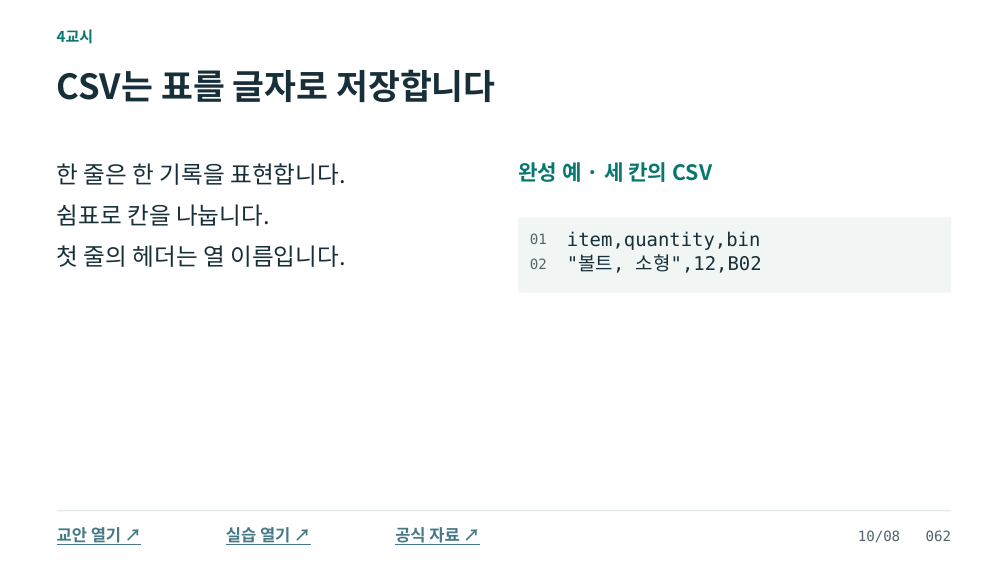
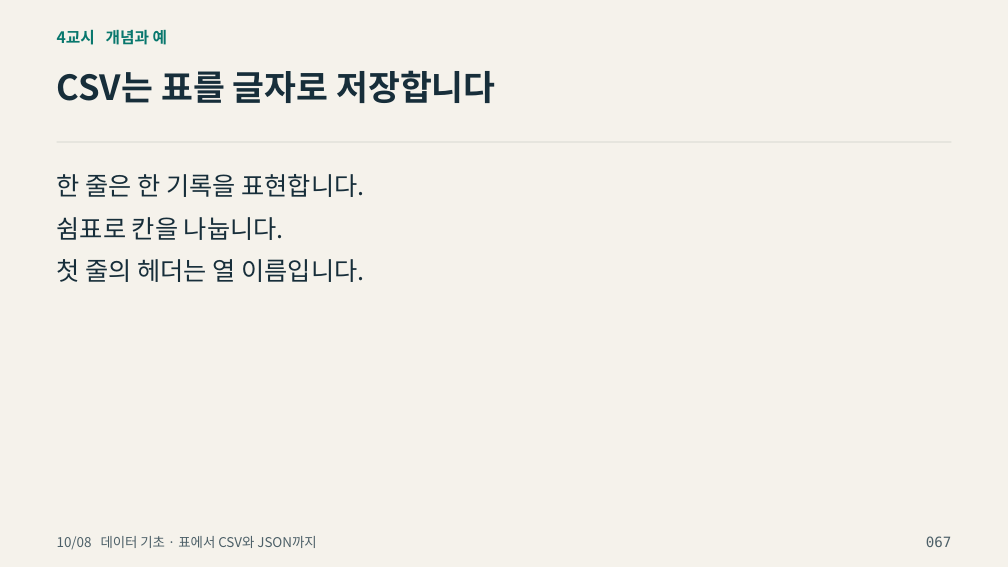
Before and after one commit to zeusk302-png/kdigital-physical-ai, a slide deck: slide 67 of downloads/2026-10-08/readable-slides.pptx (slide 62 before the commit). Drawn at 1008x567 pixels with LibreOffice and Linux fonts; fonts in the diff are those of the drawing; background and template pictures are left out. Boxes give left, top, right and bottom in pixels: in the first picture for what was removed or moved away, otherwise in the second. Text is boxed around its words. In the diff, an @@ line names an element or a change of style, - is before the commit and + after.

```diff
--- a/downloads/2026-10-08/readable-slides.pptx
+++ b/downloads/2026-10-08/readable-slides.pptx
@@ background #FFFFFF to picture (left out) @@
@@ text at [57, 29, 167, 45]: text changed; size 14.2 to 15 pt; text colour #08786F to #08776D @@
-4교시
+4교시 개념과 예
@@ text "CSV는 표를 글자로 저장합니다" at [57, 70, 495, 103]: text colour #172F39 to #172E3A @@
@@ rectangle added at [57, 142, 951, 143], fill #CDCFC7 @@
@@ text "한 줄은 한 기록을 표현합니다.": place and size @@
-text "한 줄은 한 기록을 표현합니다." at [57, 163, 346, 185]
+text "한 줄은 한 기록을 표현합니다." at [57, 174, 365, 197]
@@ text removed at [518, 162, 712, 182] @@
-완성 예 · 세 칸의 CSV
@@ text "쉼표로 칸을 나눕니다.": place and size @@
-text "쉼표로 칸을 나눕니다." at [57, 204, 270, 226]
+text "쉼표로 칸을 나눕니다." at [57, 217, 284, 240]
@@ rectangle removed at [518, 218, 951, 293] @@
@@ text removed at [530, 233, 547, 244] @@
-01
@@ text removed at [567, 231, 760, 250] @@
-item,quantity,bin
@@ size 22.5 to 24 pt, text colour #172F39 to #172E3A in 3 elements at [57, 174, 365, 197], [57, 217, 284, 240], [57, 259, 365, 282] @@
@@ text "첫 줄의 헤더는 열 이름입니다.": place and size @@
-text "첫 줄의 헤더는 열 이름입니다." at [57, 245, 346, 267]
+text "첫 줄의 헤더는 열 이름입니다." at [57, 259, 365, 282]
@@ text removed at [530, 258, 547, 269] @@
-02
@@ text removed at [567, 254, 762, 273] @@
-"볼트, 소형",12,B02
@@ rectangle removed at [57, 510, 951, 511] @@
@@ text removed at [57, 527, 121, 545] @@
-교안 열기 ↗
@@ text added at [57, 536, 316, 549], 12.8 pt, text #4D6068 @@
+10/08 데이터 기초 · 표에서 CSV와 JSON까지
@@ text removed at [226, 527, 290, 545] @@
-실습 열기 ↗
@@ text removed at [395, 527, 459, 545] @@
-공식 자료 ↗
@@ text removed at [858, 530, 952, 543] @@
-10/08 062
@@ text added at [926, 536, 951, 547], 13.5 pt, text #4D6068 @@
+067
```
Also in this commit, not shown: 52 other slides changed, 54 slides added, 52 slides removed, 11 other files.
